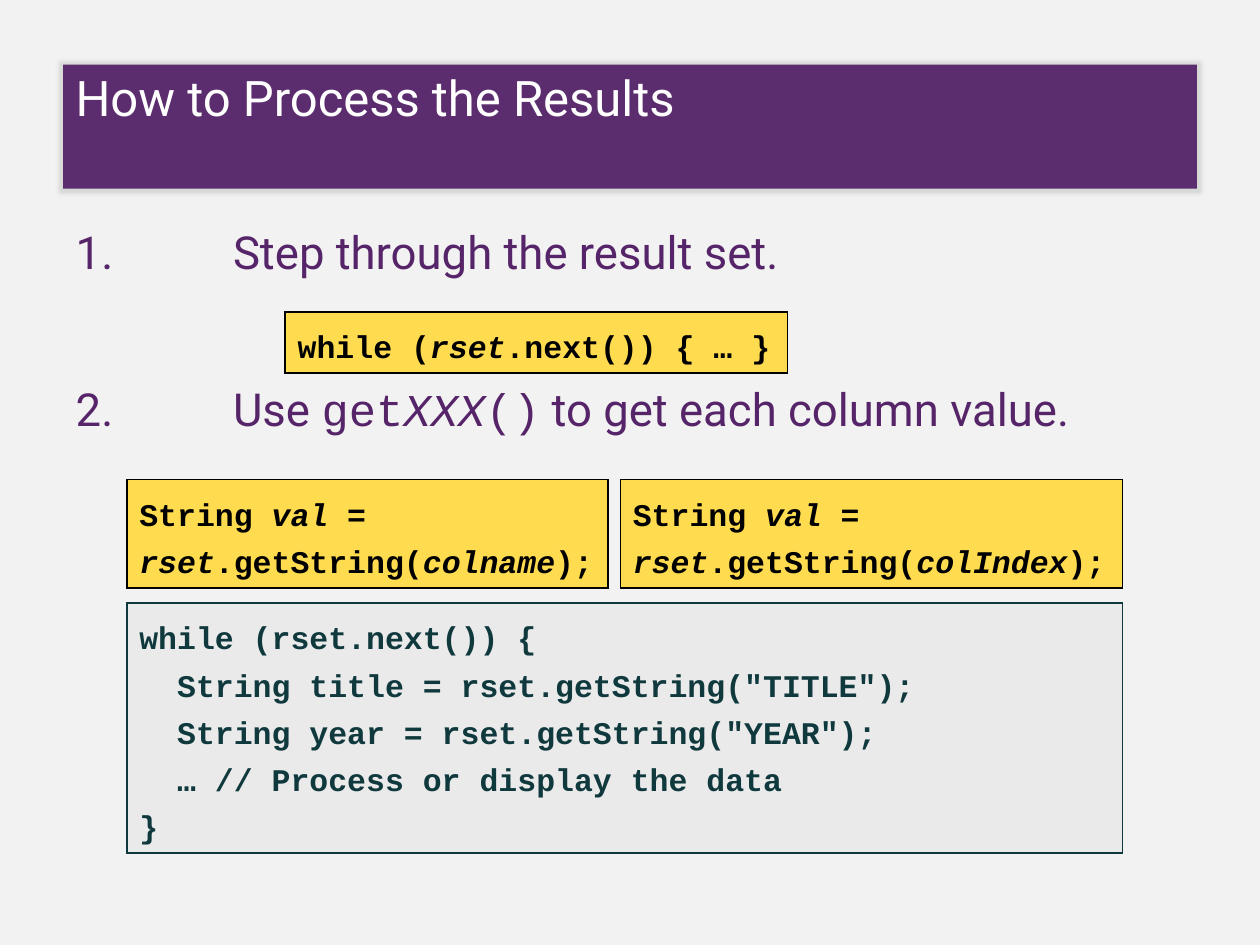
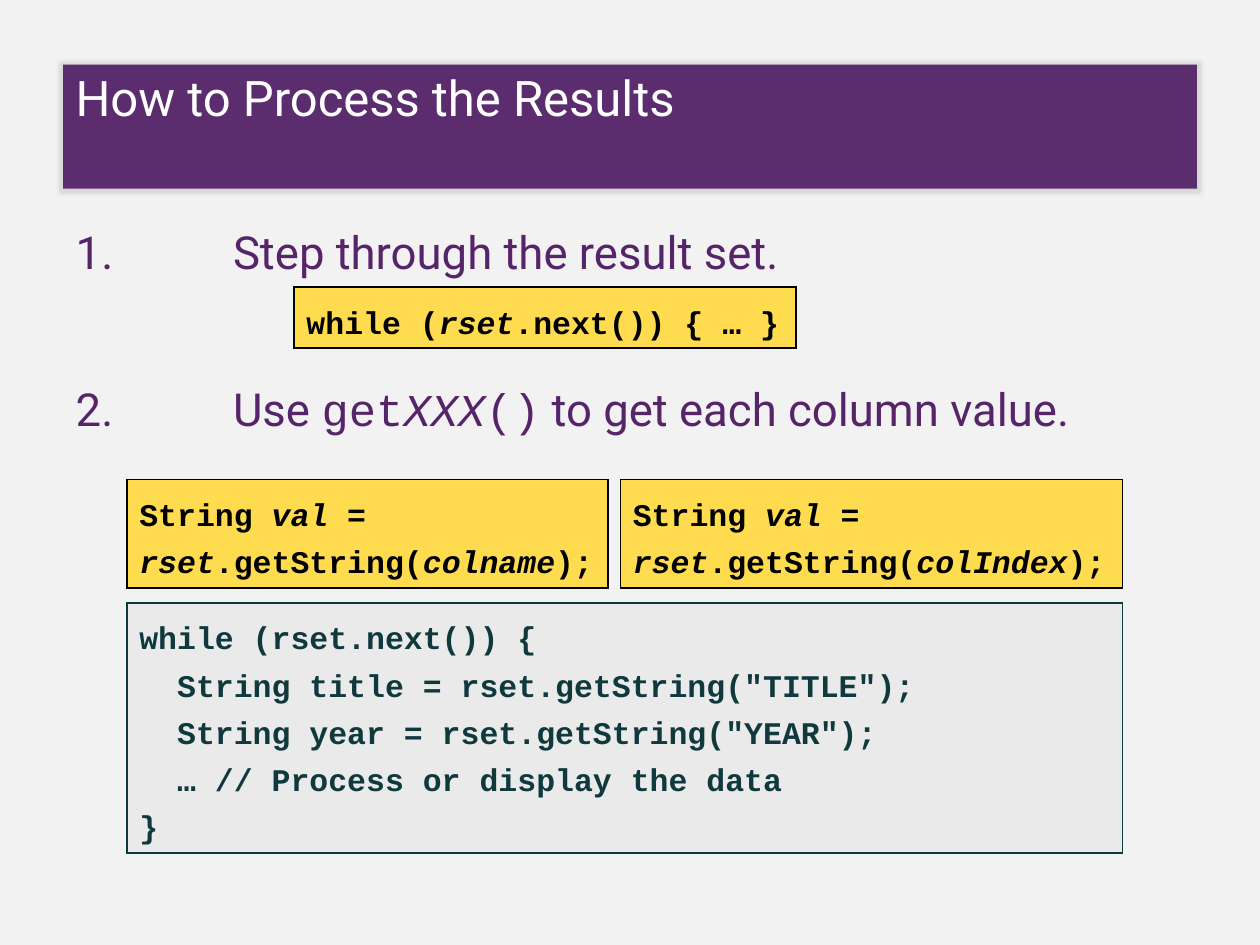
Before and after one commit to arunavan/sudaksha-javafoundation, a slide deck: slide 21 of 14.J2EE_JDBC.pptx. Drawn at 1260x945 pixels with LibreOffice and Linux fonts; fonts in the diff are those of the drawing. Boxes give left, top, right and bottom in pixels: in the first picture for what was removed or moved away, otherwise in the second. Text is boxed around its words. In the diff, an @@ line names an element or a change of style, - is before the commit and + after.

```diff
--- a/14.J2EE_JDBC.pptx
+++ b/14.J2EE_JDBC.pptx
@@ rectangle "while (rset.next()) { … }": place and size @@
-rectangle "while (rset.next()) { … }" at [285,312,788,374]
+rectangle "while (rset.next()) { … }" at [294,287,796,349]
```
